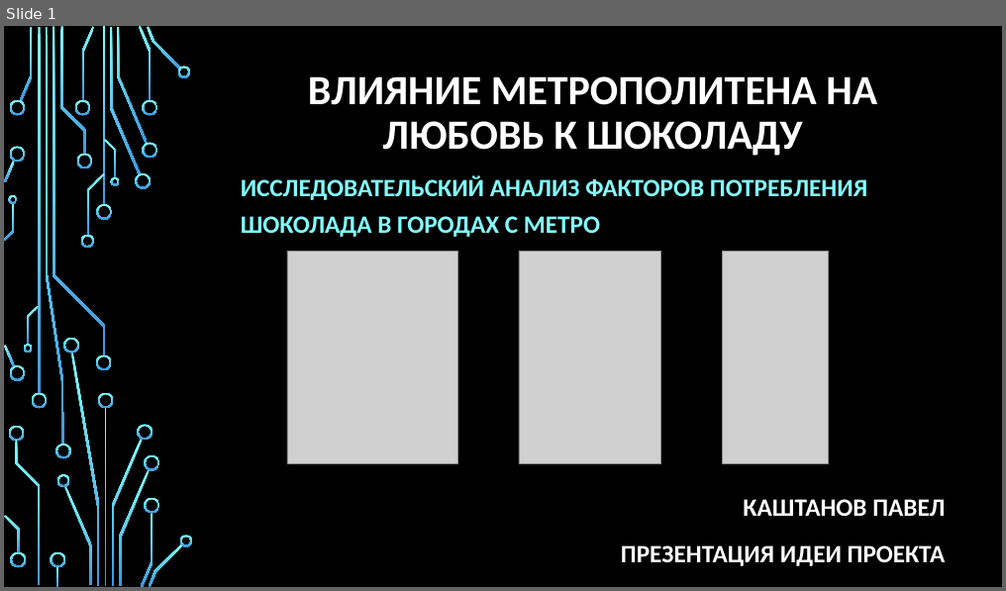
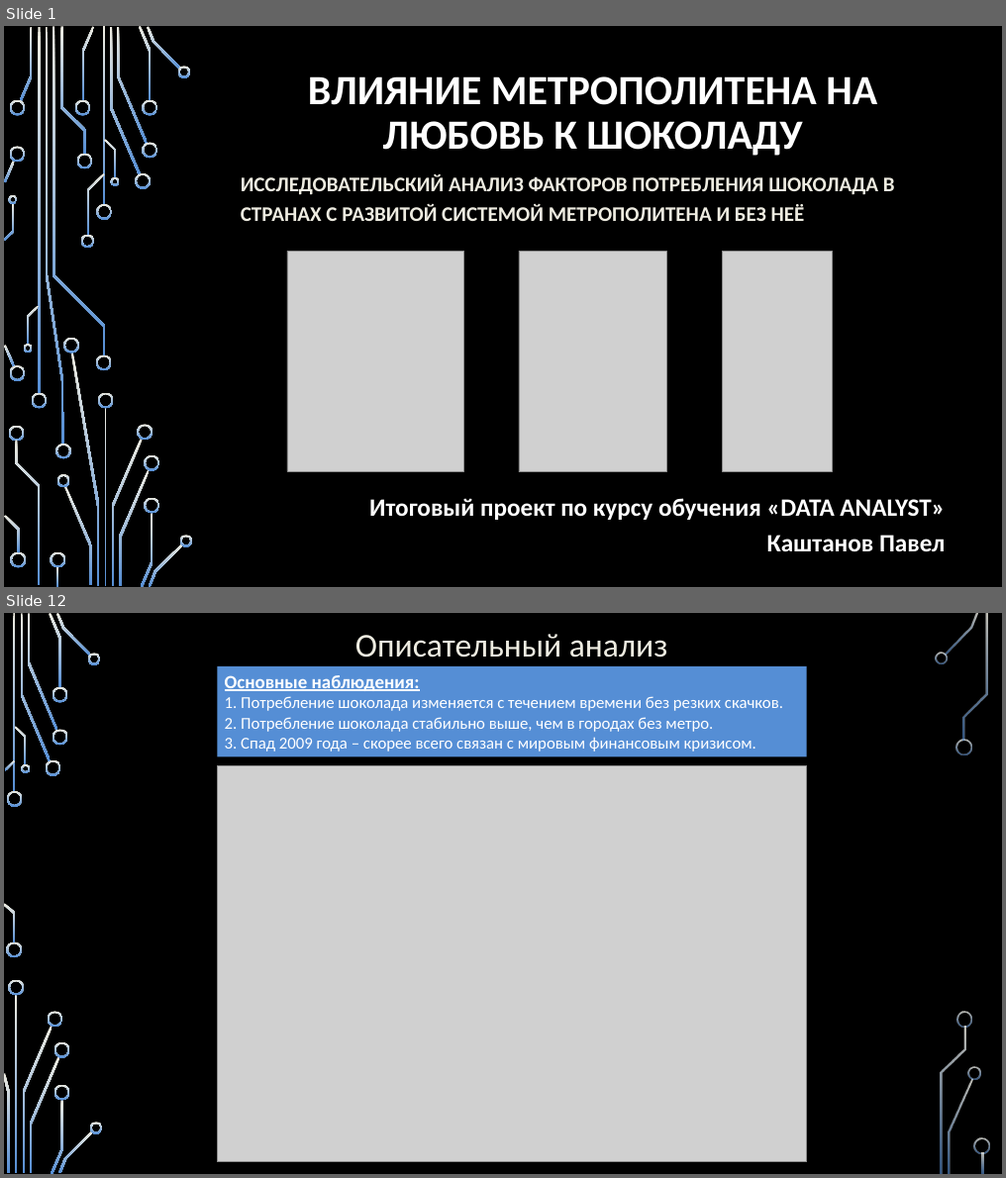
Before and after one commit to Paskored/Data-Analyst-Project_Kashtanov, a slide deck: Итоговая Презентация/Презентация 1.pptx. Shown one above the other, each under a label of ours: slide 1 before the commit, slides 1 and 12 after it; the slides between them are not shown. The pictures are 1006x591 and 1006x1178 pixels, drawn with LibreOffice and Linux fonts; fonts in the diff are those of the drawing; grey boxes stand for pictures; background and template pictures are left out. Boxes give left, top, right and bottom in pixels: in the first picture for what was removed or moved away, otherwise in the second. Text is boxed around its words. In the diff, an @@ line names an element or a change of style, - is before the commit and + after.

```diff
--- a/Итоговая Презентация/Презентация 1.pptx
+++ b/Итоговая Презентация/Презентация 1.pptx
@@ slide 12 added at [4, 613, 1002, 1174], background picture (left out) @@
@@ text added at [355, 634, 668, 658], 32 pt, text #EEECE1 @@
+Описательный анализ
@@ rectangle added at [218, 666, 807, 757], fill #558ED5, 16 pt, text #FFFFFF @@
+Основные наблюдения:
+1. Потребление шоколада изменяется с течением времени без резких скачков.
+2. Потребление шоколада стабильно выше, чем в городах без метро.
+3. Спад 2009 года – скорее всего связан с мировым финансовым кризисом.
@@ picture added at [218, 765, 807, 1162] @@
@@ group added at [4, 613, 990, 1174]: 33 freeform shapes, 3 rectangles @@
@@ slide 1 changed as well @@
@@ fill gradient #82FFFF to #3D97DE to gradient #EEECE1 to #558ED5 in 54 elements at [96, 204, 112, 220], [96, 356, 112, 372], [38, 27, 40, 393], [31, 393, 47, 408], [20, 27, 33, 101], [110, 28, 141, 174], [135, 174, 151, 189], [117, 27, 148, 144], [139, 26, 152, 101], [142, 142, 157, 158], [142, 100, 157, 116], [147, 27, 181, 70], [177, 66, 191, 77], [82, 27, 94, 101], [75, 100, 91, 116], [76, 154, 92, 169], [64, 486, 92, 586], [57, 474, 70, 487], [9, 100, 25, 116], [4, 345, 15, 367], [9, 366, 25, 381], [4, 161, 15, 183], [9, 147, 25, 163], [60, 27, 86, 154], [9, 426, 24, 442], [15, 440, 40, 585], [50, 553, 65, 568], [56, 568, 58, 587], [10, 553, 26, 568], [4, 516, 20, 554], [87, 174, 104, 236], [81, 235, 94, 249], [53, 27, 105, 356], [104, 139, 116, 178], [110, 177, 119, 186], [27, 306, 40, 345], [24, 344, 33, 353], [5, 203, 14, 240], [9, 195, 18, 204], [104, 408, 107, 586], [112, 439, 143, 586], [98, 393, 114, 408], [71, 353, 100, 586], [63, 338, 79, 353], [138, 424, 152, 440], [119, 470, 150, 586], [141, 513, 152, 587], [144, 456, 159, 472], [144, 497, 159, 513], [149, 544, 183, 587], [180, 535, 193, 547], [46, 27, 64, 445], [55, 444, 70, 459], [103, 27, 105, 205] @@
@@ subtitle at [241, 174, 895, 221]: text changed; size 24 to 20 pt; text colour #82FFFF to #EEECE1 @@
-ИССЛЕДОВАТЕЛЬСКИЙ АНАЛИЗ ФАКТОРОВ ПОТРЕБЛЕНИЯ ШОКОЛАДА В ГОРОДАХ С МЕТРО
+ИССЛЕДОВАТЕЛЬСКИЙ АНАЛИЗ ФАКТОРОВ ПОТРЕБЛЕНИЯ ШОКОЛАДА В СТРАНАХ С РАЗВИТОЙ СИСТЕМОЙ МЕТРОПОЛИТЕНА И БЕЗ НЕЁ
@@ picture: place and size @@
-picture at [287, 252, 457, 465]
+picture at [287, 252, 463, 472]
@@ picture: place and size @@
-picture at [519, 252, 661, 465]
+picture at [519, 252, 666, 472]
@@ picture: place and size @@
-picture at [722, 252, 829, 465]
+picture at [722, 252, 832, 472]
@@ text at [369, 498, 944, 553]: text changed @@
-КАШТАНОВ ПАВЕЛ
-ПРЕЗЕНТАЦИЯ ИДЕИ ПРОЕКТА
+Итоговый проект по курсу обучения «DATA ANALYST»
+Каштанов Павел
```
Also in this commit, not shown: 2 other slides changed, 19 other slides added, 2 slides removed, 2 other files.
